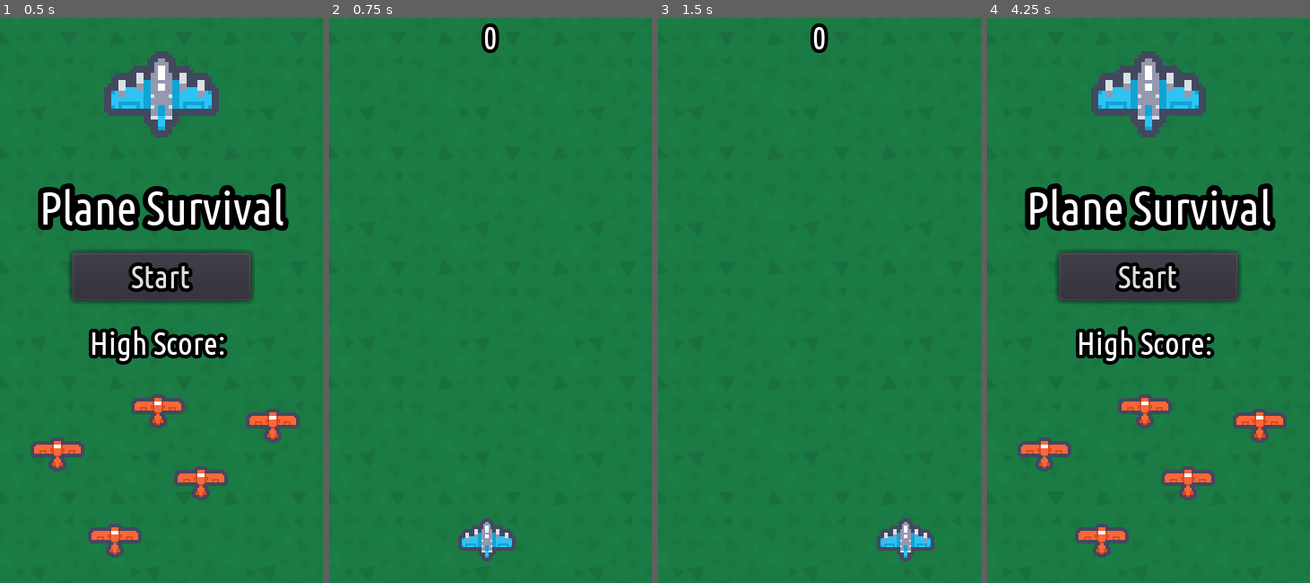
Above: before the commit, frames 1-4 (left to right).
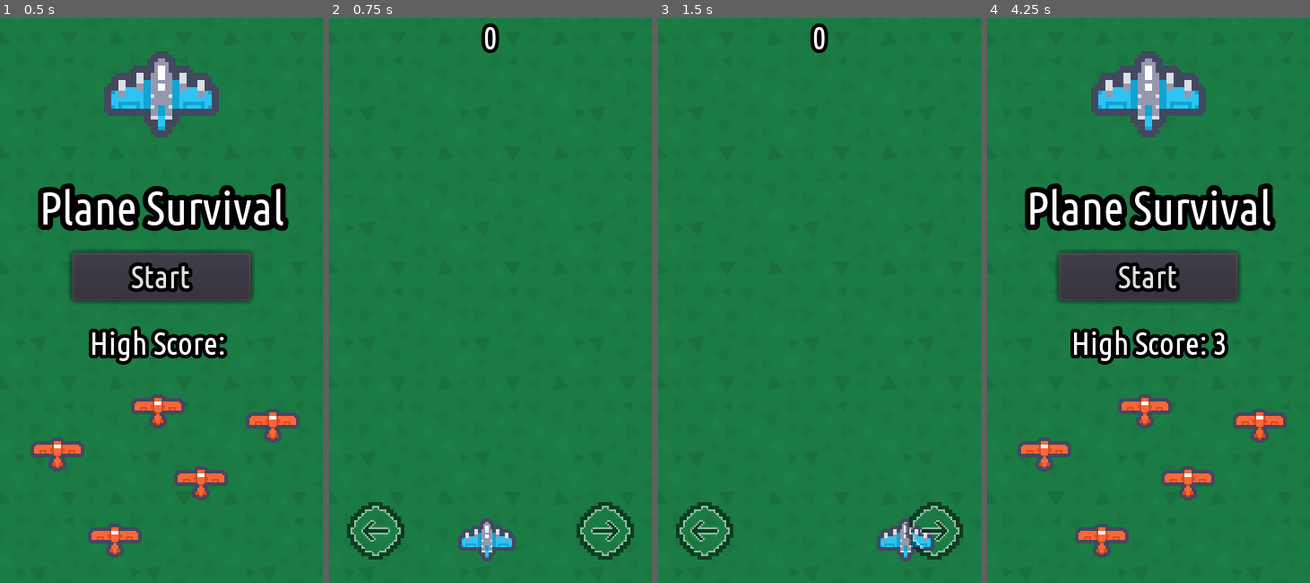
Above: after the commit, the same moments.

Repository: eggsnham07/PlaneRun
Game: Godot game, scene res://Scenes/Menu.tscn
The game is run twice, just before and just after one commit, with the same random seed, the same clock (stepped at 60 frames per second) and the same inputs. Sound files missing from this copy of the repository are replaced by a short silence.
Inputs:
- Up to frame 1 (0.5 s): no input
- Up to frame 2 (0.75 s): click "Start" at 0.5 s
- Up to frame 3 (1.5 s): tap Enter at 1.25 s; hold Right (ui_right) from 1.28 s (still down)
- Up to frame 4 (4.25 s): release Right (ui_right) at 2.03 s; hold Down (ui_down) 2.03-2.78 s; hold Right (ui_right) 2.78-3.53 s; hold Up (ui_up) from 3.53 s (still down)

Frame 1 is identical in both runs. In frame 2, 1.5% of the frame differs, in the area x 5-95%, y 85-96%; in frame 3, 1.5%; in frame 4, 1.7%, in the area x 25-75%, y 54-62%.

Commit message:
Fixed small oops

Diff:
--- a/Global.gd
+++ b/Global.gd
@@ -1,16 +1,14 @@
 extends Node
 
-var highscore = load_file("highscore.dat")
+var file = File.new()
 
 func load_file(filename):
-	var file = File.new()
 	file.open("user://" + filename, File.READ)
 	var content = file.get_as_text()
 	file.close()
 	return content
 
 func save_file(filename, content):
-	var file = File.new()
 	file.open("user://" + filename, File.WRITE)
 	file.store_string(content)
 	file.close()
--- a/Scenes/Menu.gd
+++ b/Scenes/Menu.gd
@@ -1,7 +1,7 @@
 extends Control
 
 func _ready():
-	$HighScore.text = "High Score: " + str(Global.highscore)
+	$HighScore.text = "High Score: " + str(Global.load_file("highscore.dat"))
 
 func _on_StartButton_pressed():
 	get_tree().change_scene("res://Scenes/World.tscn")
--- a/Scenes/Menu.tscn
+++ b/Scenes/Menu.tscn
@@ -81,7 +81,7 @@
 margin_top = 176.0
 margin_bottom = 197.0
 custom_fonts/font = ExtResource( 2 )
-text = "Highest: 0"
+text = "High Score: 0"
 align = 1
 __meta__ = {
 "_edit_use_anchors_": false
--- a/Scenes/MobileControls.gd
+++ b/Scenes/MobileControls.gd
@@ -1,15 +1,16 @@
 extends CanvasLayer
 
+
+# Declare member variables here. Examples:
+# var a = 2
+# var b = "text"
+
+
+# Called when the node enters the scene tree for the first time.
 func _ready():
-	if JavaScript.eval(
-		"function is_touch_enabled() {\n" +
-		"	return ( 'ontouchstart' in window ) ||\n" +
-		"			( navigator.maxTouchPoints > 0 ) ||\n" +
-		"			( navigator.msMaxTouchPoints > 0 );\n" +
-		"}"
-	) == true:
-		print("Mobile platform")
-	else:
-		print("Desktop platform")
-		$Left.hide()
-		$Right.hide()
+	pass # Replace with function body.
+
+
+# Called every frame. 'delta' is the elapsed time since the previous frame.
+#func _process(delta):
+#	pass
--- a/Scenes/World.gd
+++ b/Scenes/World.gd
@@ -13,12 +13,11 @@
 	$CanvasLayer/ScoreLabel.add_score()
 
 func _on_Player_died():
-	if int($CanvasLayer/ScoreLabel.score) > int(Global.load_file("highscore.dat")):
-		Global.save_file("highscore.dat", str($CanvasLayer/ScoreLabel.score))
-
 	$Particles2D.position = $Player.position
 	$Particles2D.emitting = true
 	$ExplosionSound.play()
+	if int($CanvasLayer/ScoreLabel.score) > int(Global.load_file("highscore.dat")):
+		Global.save_file("highscore.dat", str($CanvasLayer/ScoreLabel.score))
 
 
 func _on_ExplosionSound_finished():
Not shown, changed: HTML/index.html
Not shown, changed: HTML/index.pck
